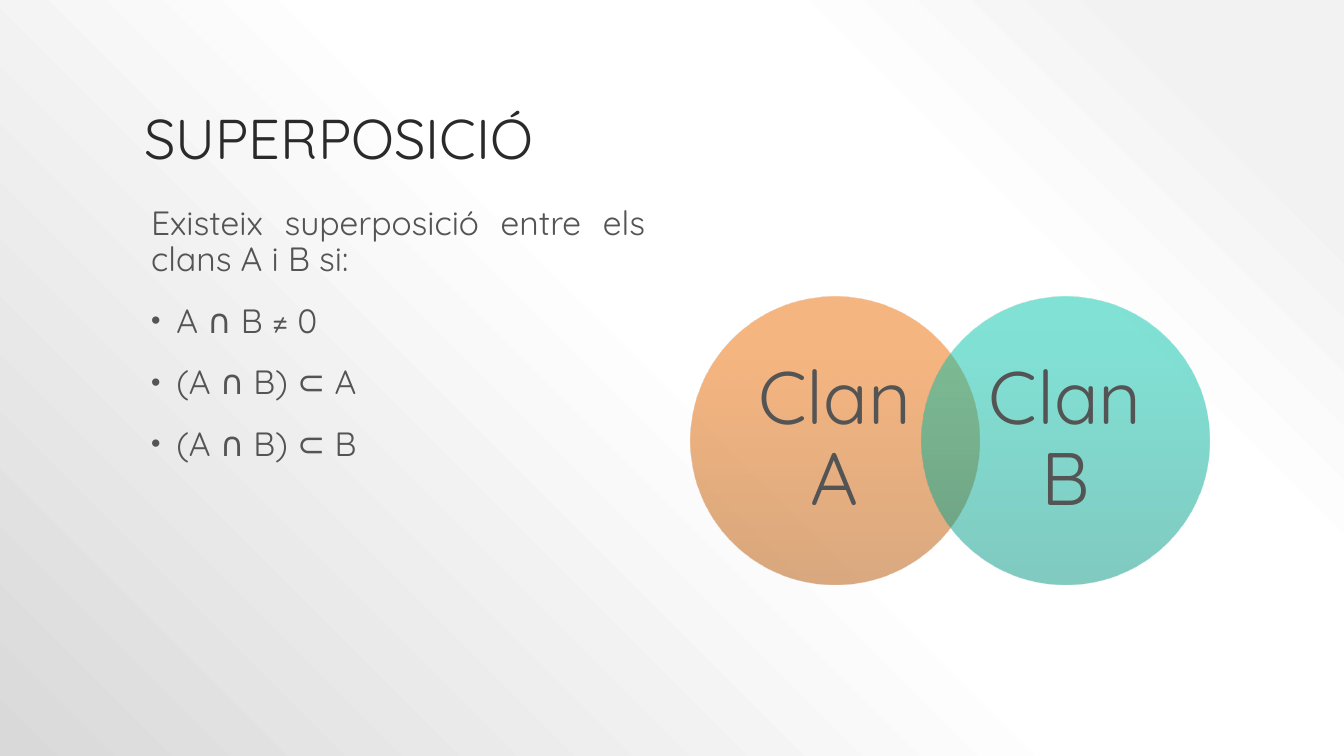
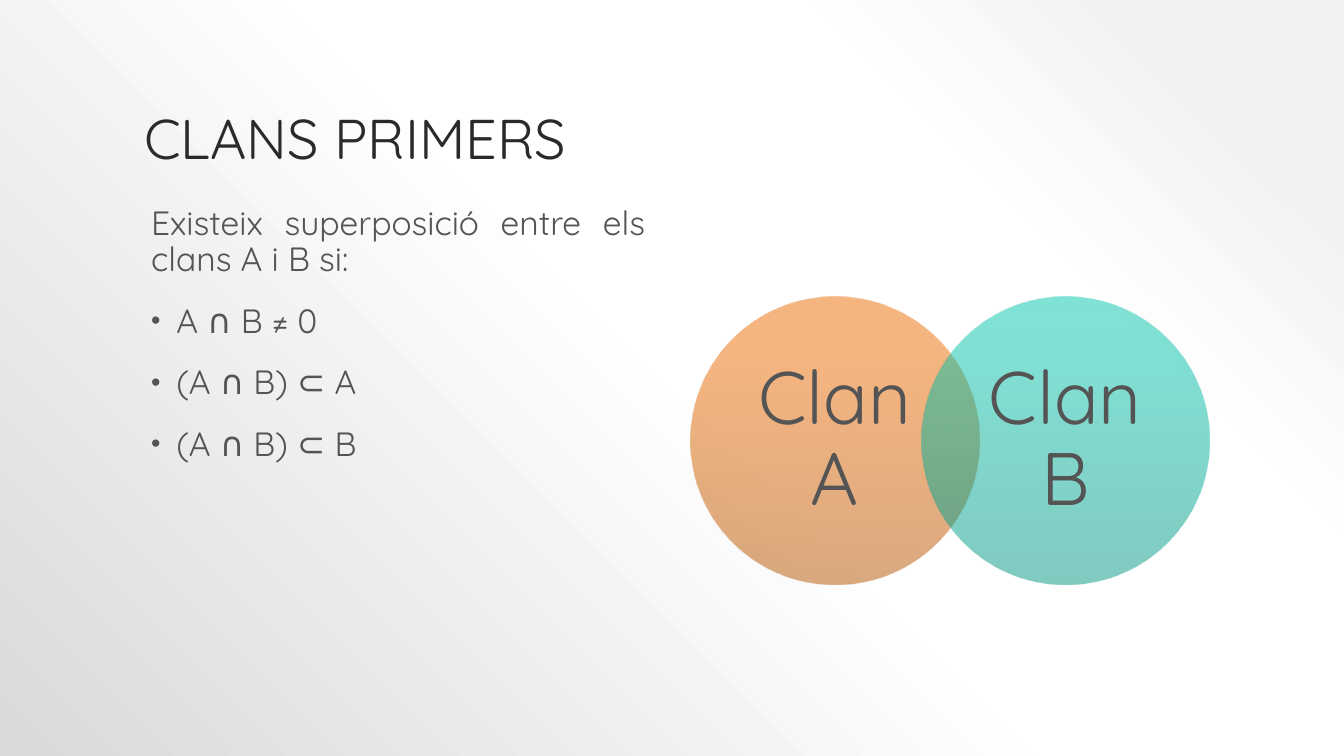
Before and after one commit to lrodrin/TFG, a slide deck: slide 14 of presentació.pptx. Drawn at 1344x756 pixels with LibreOffice and Linux fonts; fonts in the diff are those of the drawing. Boxes give left, top, right and bottom in pixels: in the first picture for what was removed or moved away, otherwise in the second. Text is boxed around its words. In the diff, an @@ line names an element or a change of style, - is before the commit and + after.

```diff
--- a/presentació.pptx
+++ b/presentació.pptx
@@ title at (x1=144, y1=119, x2=566, y2=160): text changed @@
-SUPERPOSICIÓ
+CLANS PRIMERS
```
Also in this commit, not shown: 1 other file.
